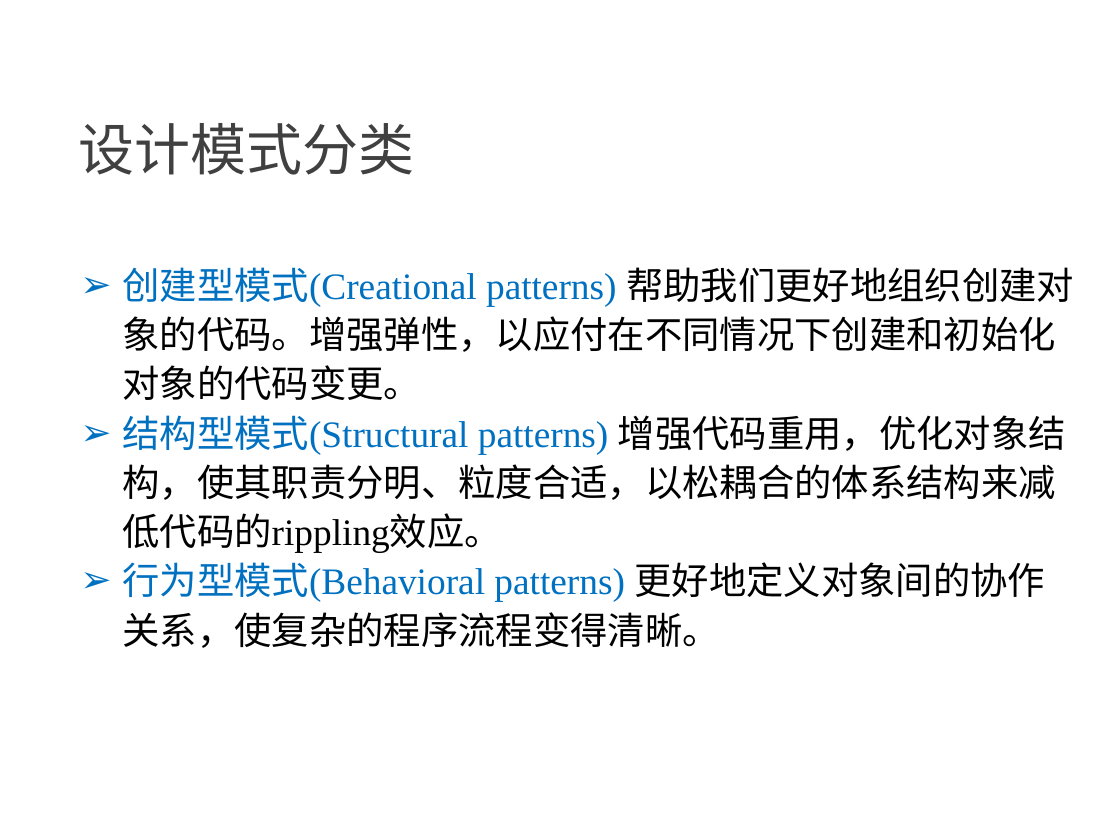
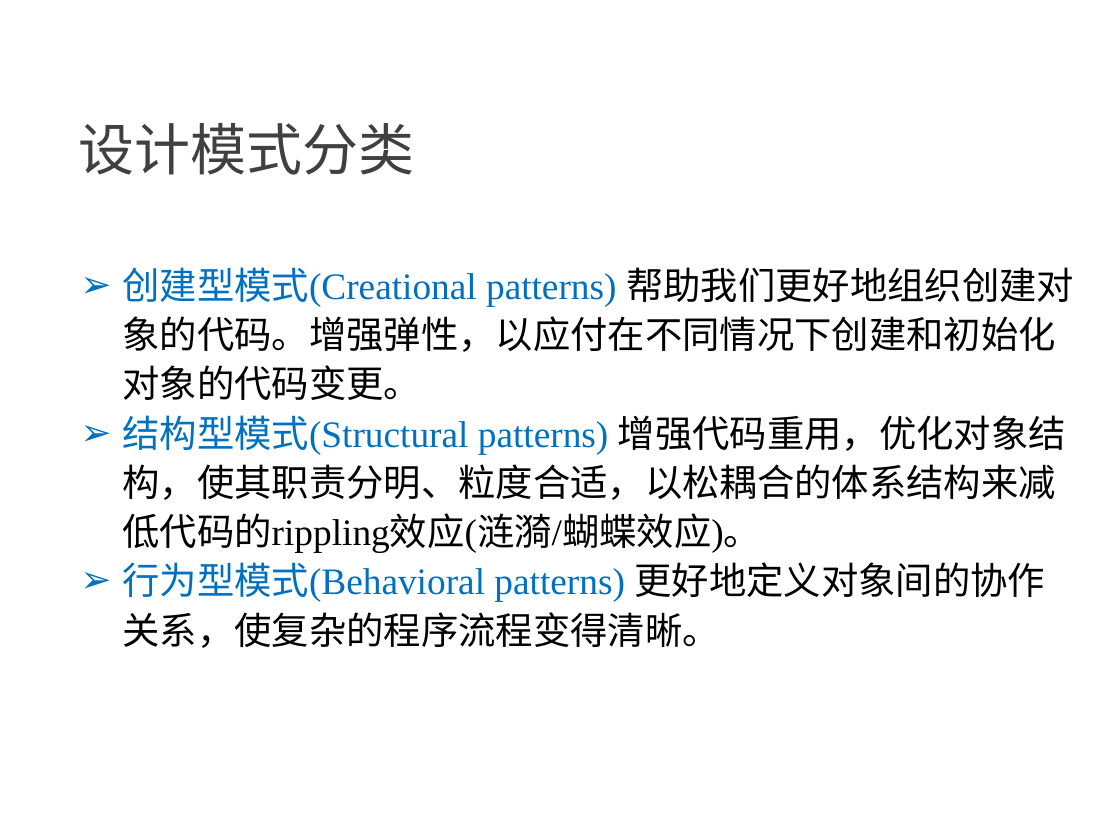
Before and after one commit to NewGr8Player/My-PPT, a slide deck: slide 6 of Design pattern/23种设计模式详解.pptx. Drawn at 1120x840 pixels with LibreOffice and Linux fonts; fonts in the diff are those of the drawing. Boxes give left, top, right and bottom in pixels: in the first picture for what was removed or moved away, otherwise in the second. Text is boxed around its words. In the diff, an @@ line names an element or a change of style, - is before the commit and + after.

```diff
--- a/Design pattern/23种设计模式详解.pptx
+++ b/Design pattern/23种设计模式详解.pptx
@@ text at (x1=122, y1=415, x2=1066, y2=553): text changed @@
-➢ 结构型模式(Structural patterns) 增强代码重用，优化对象结构，使其职责分明、粒度合适，以松耦合的体系结构来减低代码的rippling效应。
+➢ 结构型模式(Structural patterns) 增强代码重用，优化对象结构，使其职责分明、粒度合适，以松耦合的体系结构来减低代码的rippling效应(涟漪/蝴蝶效应)。
```
Also in this commit, not shown: 1 other slide changed, 6 slides added, 4 other files.
